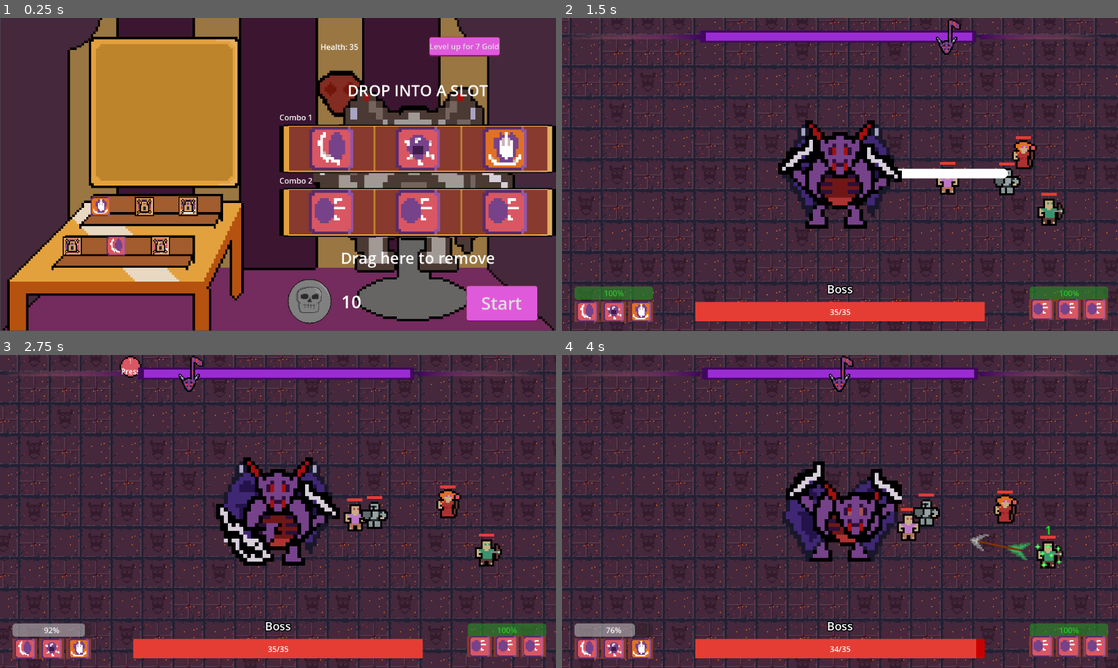
Above: before the commit, frames 1-4 (two rows, left to right).
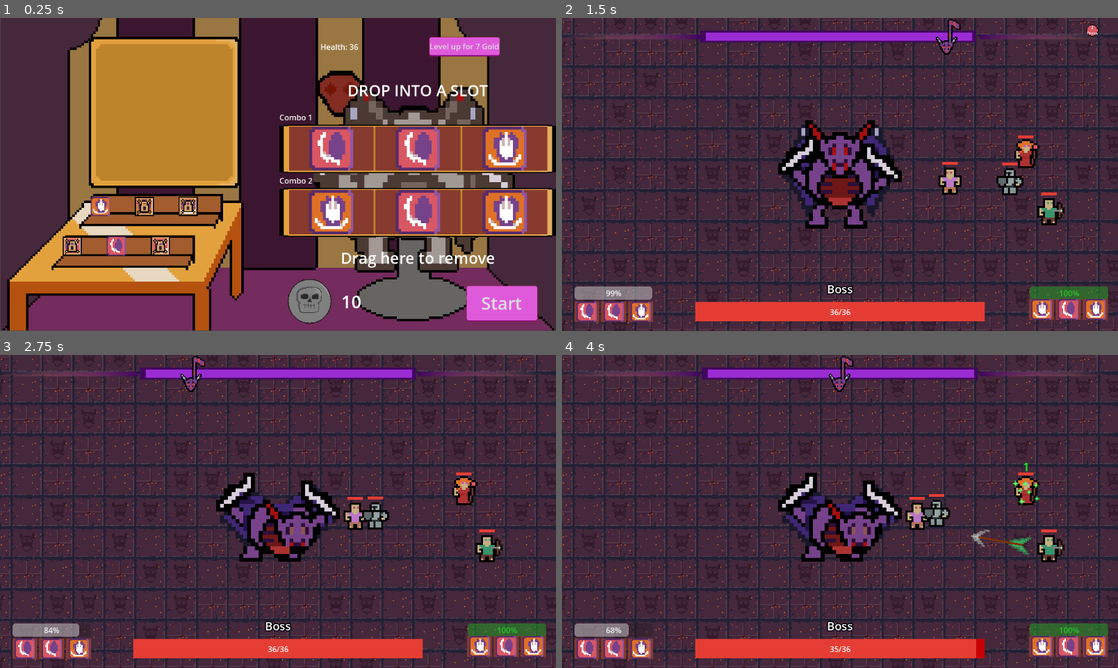
Above: after the commit, the same moments.

Repository: DevFTB/GMTK2023
Game: Godot game, scene res://main.tscn
The game is run twice, just before and just after one commit, with the same random seed, the same clock (stepped at 60 frames per second) and the same inputs.
Inputs (mouse positions are in pixels of both pictures, inside the frame that each line leads up to):
- Up to frame 1 (0.25 s): no input
- Up to frame 2 (1.5 s): click "Start" at 0.5 s; tap Enter at 1.25 s; move the mouse to (962, 158) at 1.27 s; hold D (move_right) from 1.28 s (still down); hold Q (activate_combo_1) from 1.28 s (still down); click (962, 158) at 1.42 s
- Up to frame 3 (2.75 s): release D (move_right) at 2 s; release Q (activate_combo_1) at 2 s; drag from (166, 527) to (250, 574) at 2.02 s
- Up to frame 4 (4 s): move the mouse to (895, 442) at 2.77 s; press the mouse at (895, 442) at 2.78 s; hold D (move_right) 2.78-3.5 s; release the mouse at (895, 442) at 3.5 s; drag from (812, 574) to (673, 464) at 3.52 s

The runs differ from the first frame. In frame 1, 2.3% of the frame differs, in the area x 56-95%, y 8-70%; in frame 2, 17%; in frame 3, 22%, in the area x 0-100%, y 0-100%; in frame 4, 21%.
Error before the commit: Invalid call. Nonexistent function 'angle' in base 'Nil'. (res://entities/boss/Boss.gd:52)

Commit message:
balancing

Diff:
--- a/entities/boss/Aiming.gd
+++ b/entities/boss/Aiming.gd
@@ -5,6 +5,8 @@
 func enter():
 	#animator.play("aiming")
 	aimer.visible = true
+
+	set_aim_direction()
 	boss.movement_dir = Vector2.ZERO
 	pass
 func process_input(event: InputEvent):
@@ -27,3 +29,9 @@
 func exit():
 	aimer.visible = false
 	pass
+
+func set_aim_direction():
+	var pos_to_mouse = boss.get_global_mouse_position() -  boss.global_position
+
+	direction_vector =  pos_to_mouse.normalized()
+	aimer.rotation = direction_vector.angle()
--- a/entities/boss/Boss.gd
+++ b/entities/boss/Boss.gd
@@ -101,11 +101,7 @@
 func read_file(path):
 	return FileAccess.open(path, FileAccess.READ).get_as_text()
 
-@export var _tiles_per_level = 2
-@export var _max_tiles_knockback = 10
-func teleport(movement_vector: Vector2, duration = 0.3, level = 1):
-
-
+func teleport(movement_vector: Vector2, knockback, duration = 0.3):
 	var collision = move_and_collide(movement_vector, true)
 	var tween = get_tree().create_tween()
 	if collision:
@@ -113,15 +109,14 @@
 		print((position - collision.get_position()).length() / movement_vector.length())
 		tween.set_parallel()
 		tween.tween_property(self, "position", collision.get_position(), real_duration)
-		tween.tween_callback(func(): apply_player_knockback(collision)).set_delay(real_duration / 2)
-
+		tween.tween_callback(func(): apply_player_knockback(collision, movement_vector.length())).set_delay(real_duration / 3)
 
 	else:
 		tween.tween_property(self, "position", position + movement_vector, duration)
 #	if collider != null and collider.is_in_group("player"):
 #		collider.apply_knockback(20*32, collision.get_travel().normalized())
 
-func apply_player_knockback(collision):
+func apply_player_knockback(collision, distance):
 		var collider = collision.get_collider()
 		var space_state = get_world_2d().direct_space_state
 
@@ -142,7 +137,8 @@
 
 			if hit_collider.is_in_group("player"):
 				print(hit_collider)
-				hit_collider.apply_knockback(min(_max_tiles_knockback * 32, _tiles_per_level * 32 * boss_stats.level), collision.get_travel().normalized())
+				#min(_max_tiles_knockback * 32, _tiles_per_level * 32 * boss_stats.level)
+				hit_collider.apply_knockback(distance, collision.get_travel().normalized())
 
 func get_combo_cooldown(index: int):
 	return combo_timers[index].time_left / combo_timers[index].wait_time
--- a/entities/boss/BossStats.gd
+++ b/entities/boss/BossStats.gd
@@ -10,6 +10,7 @@
 @export var base_level_gold_cost = 5.0
 @export var health_per_level = 5
 @export var starting_gold = 10:
+
 	set(value):
 		starting_gold = value
 		gold = starting_gold
@@ -45,4 +46,4 @@
 	gold -= amnt
 
 func get_health():
-	return base_health + health_per_level * level
+	return floor(base_health + health_per_level * pow(level_scaling, level))
--- a/entities/boss/action/BossAction.gd
+++ b/entities/boss/action/BossAction.gd
@@ -45,13 +45,13 @@
 	return base_damage + (level - 1) * level_scaling
 
 func can_upgrade() -> bool :
-	return level < max_level
+	return level < max_level or max_level < 0
 
 func get_upgrade_cost():
 	return round(pow(upgrade_scaling, level) * gold_cost)
 
 func upgrade() -> void:
-	if level < max_level:
+	if can_upgrade():
 		level += 1
 
 func do_effect(_boss: Boss, _direction: Vector2):
--- a/entities/boss/action/DashBossAction.gd
+++ b/entities/boss/action/DashBossAction.gd
@@ -1,7 +1,9 @@
 extends BossAction
-
-@export var teleport_distance = 32 * 5
+@export var base_tiles = 3
+@export var tiles_per_level = 2
+@export var knockback_scaling = 0.6
 
 func do_effect(boss: Boss, direction: Vector2):
-	boss.teleport(direction * teleport_distance, level)
+	var dash_distance = (base_tiles + (tiles_per_level * (level - 1))) * 32
+	boss.teleport(direction * dash_distance, dash_distance* knockback_scaling, level)
 	pass
--- a/entities/boss/action/charge/boss_action_charge_bash.tres
+++ b/entities/boss/action/charge/boss_action_charge_bash.tres
@@ -23,9 +23,9 @@
 hit_animation = "charge_hit"
 gold_cost = 1
 is_locked = false
-max_level = 3
+max_level = -1
 level = 1
 level_scaling = 2
-base_damage = 5
+base_damage = 8
 upgrade_scaling = 1.5
 hit_sound = ExtResource("3_uq2oa")
--- a/entities/boss/action/combustion/boss_action_combustion.tres
+++ b/entities/boss/action/combustion/boss_action_combustion.tres
@@ -21,11 +21,11 @@
 starting_animation = "combustion_activate"
 sustain_animation = "combustion_sustain"
 hit_animation = "combustion_hit"
-gold_cost = 1
+gold_cost = 40
 is_locked = true
-max_level = 3
+max_level = -1
 level = 1
 level_scaling = 2
-base_damage = 5
+base_damage = 10
 upgrade_scaling = 1.5
 hit_sound = ExtResource("3_pdi3o")
--- a/entities/boss/action/combustion/boss_action_combustion_scene.tscn
+++ b/entities/boss/action/combustion/boss_action_combustion_scene.tscn
@@ -33,16 +33,17 @@
 [node name="Hitboxes" type="Node2D" parent="."]
 
 [node name="Hitbox2" parent="Hitboxes" instance=ExtResource("2_syjul")]
-position = Vector2(103, -47)
+position = Vector2(130, -59)
 
 [node name="Hitbox3" parent="Hitboxes" instance=ExtResource("2_syjul")]
-position = Vector2(82, 62)
+position = Vector2(119, 86)
 
 [node name="Hitbox4" parent="Hitboxes" instance=ExtResource("2_syjul")]
 position = Vector2(-118, 5)
 
 [node name="Hitbox5" parent="Hitboxes" instance=ExtResource("2_syjul")]
 position = Vector2(-2, -107)
+scale = Vector2(0.996264, 1.00087)
 
 [node name="Hitbox6" parent="Hitboxes" instance=ExtResource("2_syjul")]
 position = Vector2(-22, 116)
--- a/entities/boss/action/combustion/goo_splash.tscn
+++ b/entities/boss/action/combustion/goo_splash.tscn
@@ -10,7 +10,7 @@
 shader_parameter/goo_texture = ExtResource("3_upuyb")
 
 [sub_resource type="CircleShape2D" id="CircleShape2D_x308v"]
-radius = 29.0172
+radius = 68.1175
 
 [sub_resource type="Gradient" id="Gradient_o057b"]
 colors = PackedColorArray(0.663972, 0.398824, 0.14163, 1, 0.575082, 0.216724, 0.215566, 0.164706)
@@ -44,7 +44,7 @@
 texture_filter = 1
 material = SubResource("ShaderMaterial_q78s0")
 position = Vector2(1, 2)
-scale = Vector2(1.028, 1)
+scale = Vector2(2.4672, 2.4)
 texture = ExtResource("4_e1sg6")
 
 [node name="CollisionShape2D" type="CollisionShape2D" parent="."]
--- a/entities/boss/action/dash/boss_action_dash.tres
+++ b/entities/boss/action/dash/boss_action_dash.tres
@@ -11,20 +11,21 @@
 
 [resource]
 script = ExtResource("1_0ro0h")
-teleport_distance = 160
+base_tiles = 3
+tiles_per_level = 2
 action_name = "Dash"
 action_description = "Move quickly in a certain direction"
 action_scene = ExtResource("1_ih847")
 action_icon = SubResource("AtlasTexture_pvf4b")
 amount_of_beats = 1
 amount_of_cooldown_beats = 1
-is_hold_action = false
+is_hold_action = null
 starting_animation = "dash"
 sustain_animation = ""
 hit_animation = ""
-gold_cost = 1
+gold_cost = 10
 is_locked = true
-max_level = 3
+max_level = -1
 level = 1
 level_scaling = 2
 base_damage = 5
--- a/entities/boss/action/roar/boss_action_roar.tres
+++ b/entities/boss/action/roar/boss_action_roar.tres
@@ -21,11 +21,11 @@
 starting_animation = "roar"
 sustain_animation = ""
 hit_animation = ""
-gold_cost = 1
+gold_cost = 30
 is_locked = true
 max_level = 3
 level = 1
-level_scaling = 2
-base_damage = 5
-upgrade_scaling = 1.5
+level_scaling = 3
+base_damage = 1
+upgrade_scaling = 1.1
 hit_sound = ExtResource("3_bsoxl")
--- a/entities/boss/action/roar/boss_action_roar_scene.tscn
+++ b/entities/boss/action/roar/boss_action_roar_scene.tscn
@@ -70,7 +70,7 @@
 
 [node name="BossActionRoar" type="Node2D"]
 script = ExtResource("1_na6du")
-stun_duration = 2.0
+stun_duration = 10.0
 
 [node name="RemoteTransform2D" type="RemoteTransform2D" parent="."]
 remote_path = NodePath("../Node/GPUParticles2D")
--- a/entities/boss/action/slam/boss_action_slam.tres
+++ b/entities/boss/action/slam/boss_action_slam.tres
@@ -21,11 +21,11 @@
 starting_animation = "slam_activate"
 sustain_animation = "slam_sustain"
 hit_animation = "slam_hit"
-gold_cost = 1
+gold_cost = 30
 is_locked = true
-max_level = 3
+max_level = -1
 level = 1
 level_scaling = 2
-base_damage = 5
+base_damage = 8
 upgrade_scaling = 1.5
 hit_sound = ExtResource("3_uf4wc")
--- a/entities/boss/action/swipe/boss_action_swipe.tres
+++ b/entities/boss/action/swipe/boss_action_swipe.tres
@@ -11,7 +11,7 @@
 
 [resource]
 script = ExtResource("2_d2goo")
-action_name = "Swipe"
+action_name = "Stab"
 action_description = ""
 action_scene = ExtResource("1_sro56")
 action_icon = SubResource("AtlasTexture_c47qb")
@@ -23,9 +23,9 @@
 hit_animation = ""
 gold_cost = 1
 is_locked = false
-max_level = 3
+max_level = -1
 level = 1
 level_scaling = 2
 base_damage = 3
-upgrade_scaling = 1.5
+upgrade_scaling = 2.5
 hit_sound = ExtResource("3_xd3kt")
--- a/entities/boss/action/swipe/boss_action_swipe_scene.tscn
+++ b/entities/boss/action/swipe/boss_action_swipe_scene.tscn
@@ -131,13 +131,11 @@
 script = ExtResource("1_n5lwg")
 
 [node name="CollisionPolygon2D" type="CollisionPolygon2D" parent="Hitboxes/Hitbox"]
-position = Vector2(2, 4)
-polygon = PackedVector2Array(99, -18, 183, -15, 244, -17, 245, 10, 182, 9, 100, 8, 29, 23, 55, -1, 33, -28)
+polygon = PackedVector2Array(99, -18, 183, -15, 207, -9, 234, -1, 207, 5, 182, 9, 100, 8, 29, 23, 55, -1, 33, -28)
 
 [node name="HitboxVisual" type="Polygon2D" parent="Hitboxes/Hitbox"]
-position = Vector2(3, 4)
 color = Color(0.819608, 0.360784, 0.239216, 0.462745)
-polygon = PackedVector2Array(99, -18, 183, -15, 244, -17, 245, 10, 182, 9, 100, 8, 29, 23, 55, -1, 33, -28)
+polygon = PackedVector2Array(99, -18, 183, -15, 207, -9, 234, -1, 207, 5, 182, 9, 100, 8, 29, 23, 55, -1, 33, -28)
 
 [node name="GPUParticles2D" type="GPUParticles2D" parent="."]
 position = Vector2(54, -56)
--- a/entities/boss/boss_stats.tres
+++ b/entities/boss/boss_stats.tres
@@ -4,6 +4,7 @@
 
 [resource]
 script = ExtResource("1_govjl")
+base_health = 30
 level = 1
 level_scaling = 1.3
 base_level_gold_cost = 5.0
--- a/entities/boss/combo/combo_1.tres
+++ b/entities/boss/combo/combo_1.tres
@@ -1,15 +1,14 @@
-[gd_resource type="Resource" script_class="Combo" load_steps=5 format=3 uid="uid://ddhkk175dkckf"]
+[gd_resource type="Resource" script_class="Combo" load_steps=4 format=3 uid="uid://ddhkk175dkckf"]
 
 [ext_resource type="Script" path="res://entities/boss/combo/Combo.gd" id="1_ca1f4"]
 [ext_resource type="Resource" uid="uid://ba5jrspjog6gs" path="res://entities/boss/action/swipe/boss_action_swipe.tres" id="1_mymka"]
-[ext_resource type="Resource" uid="uid://ckvatt7s0bhyp" path="res://entities/boss/action/roar/boss_action_roar.tres" id="2_8ydfn"]
 [ext_resource type="Resource" uid="uid://c8dyby4o78s43" path="res://entities/boss/action/charge/boss_action_charge_bash.tres" id="2_g5xwo"]
 
 [resource]
 script = ExtResource("1_ca1f4")
 actions = {
 0: ExtResource("1_mymka"),
-1: ExtResource("2_8ydfn"),
+1: ExtResource("1_mymka"),
 2: ExtResource("2_g5xwo")
 }
 amount_of_slots = 3
--- a/entities/boss/combo/combo_2.tres
+++ b/entities/boss/combo/combo_2.tres
@@ -1,13 +1,14 @@
-[gd_resource type="Resource" script_class="Combo" load_steps=3 format=3 uid="uid://by12hxe7vrgxt"]
+[gd_resource type="Resource" script_class="Combo" load_steps=4 format=3 uid="uid://by12hxe7vrgxt"]
 
+[ext_resource type="Resource" uid="uid://c8dyby4o78s43" path="res://entities/boss/action/charge/boss_action_charge_bash.tres" id="1_4d1tl"]
 [ext_resource type="Script" path="res://entities/boss/combo/Combo.gd" id="1_m0fxg"]
-[ext_resource type="Resource" uid="uid://c61fkl1ud8j26" path="res://entities/boss/action/dash/boss_action_dash.tres" id="3_b3js8"]
+[ext_resource type="Resource" uid="uid://ba5jrspjog6gs" path="res://entities/boss/action/swipe/boss_action_swipe.tres" id="2_8fcc7"]
 
 [resource]
 script = ExtResource("1_m0fxg")
 actions = {
-0: ExtResource("3_b3js8"),
-1: ExtResource("3_b3js8"),
-2: ExtResource("3_b3js8")
+0: ExtResource("1_4d1tl"),
+1: ExtResource("2_8fcc7"),
+2: ExtResource("1_4d1tl")
 }
 amount_of_slots = 3
--- a/entities/players/Player.gd
+++ b/entities/players/Player.gd
@@ -24,6 +24,8 @@
 # Called when the node enters the scene tree for the first time.
 func _ready():
 	health = max_health
+
+
 
 
 # Called every frame. 'delta' is the elapsed time since the previous frame.
@@ -75,7 +77,7 @@
 var _gravity = -32
 var _velocity_override = Vector2.ZERO
 var _scale_override = 1
-var _time_per_pixel = 0.002
+var _time_per_pixel = 0.003
 var _knockback_scale_factor = 0.1 / (3 * 32)
 var _deceleration_factor = 0.5
 func apply_knockback(knock_back, direction: Vector2):
--- /dev/null
+++ b/level/World.gd
@@ -0,0 +1,11 @@
+extends Node2D
+
+@onready var tilemap_rect : Rect2 = Rect2($TileMap.get_used_rect())
+
+
+
+func _on_timer_timeout():
+	for player in get_tree().get_nodes_in_group("players"):
+		if not tilemap_rect.has_point(player.global_position):
+			player.die()
+	pass # Replace with function body.
--- a/level/gui/ActionComboScreen.gd
+++ b/level/gui/ActionComboScreen.gd
@@ -8,14 +8,16 @@
 	boss_stats.gold_changed.connect(_on_gold_changed)
 
 func _on_action_detail_bought(action: BossAction):
-	boss_stats.spend_gold(action.gold_cost)
-	action.is_locked = false
+	if boss_stats.can_spend_gold(action.gold_cost):
+		boss_stats.spend_gold(action.gold_cost)
+		action.is_locked = false
 	pass # Replace with function body.
 
 
 func _on_action_detail_upgraded(action: BossAction):
-	boss_stats.spend_gold(action.get_upgrade_cost())
-	action.upgrade()
+	if boss_stats.can_spend_gold(action.get_upgrade_cost()):
+		boss_stats.spend_gold(action.get_upgrade_cost())
+		action.upgrade()
 	pass # Replace with function body.
 
 func _on_gold_changed():
--- a/level/gui/ActionDetailGUI.gd
+++ b/level/gui/ActionDetailGUI.gd
@@ -1,5 +1,5 @@
 extends Control
-
+@onready var boss = get_tree().get_first_node_in_group("boss")
 @onready var action_icons = get_tree().get_nodes_in_group("action_icon")
 
 @onready var icon_rect = $MarginContainer/VBoxContainer/Control/TextureRect
@@ -11,10 +11,24 @@
 signal upgraded(action: Action)
 
 var current_action = null
-
+var action_override = null
 func _ready():
+	owner.boss_stats.gold_changed.connect(func(): if current_action != null: display_details(current_action))
 	for ai in action_icons:
 		ai.selected.connect(_on_action_icon_selected)
+		ai.hovered.connect(_on_action_icon_hovered )
+		ai.unhovered.connect(_on_action_icon_unhovered)
+	pass
+func _on_action_icon_hovered(action : BossAction):
+	action_override = action
+	display_details(action_override)
+	pass
+
+func _on_action_icon_unhovered(action : BossAction):
+	action_override = null
+
+	if current_action != null:
+		display_details(current_action)
 	pass
 
 func _on_action_icon_selected(action : BossAction):
@@ -38,6 +52,7 @@
 
 	buy_button.visible = action.is_locked
 	buy_button.text = "Buy for " + str(action.gold_cost) + " Gold"
+	upgrade_button.disabled = not owner.boss_stats.can_spend_gold(action.gold_cost)
 
 	upgrade_button.visible = not action.is_locked and action.can_upgrade()
 	upgrade_button.disabled = not owner.boss_stats.can_spend_gold(action.get_upgrade_cost())
--- a/level/gui/combo/ActionIcon.gd
+++ b/level/gui/combo/ActionIcon.gd
@@ -1,6 +1,8 @@
 extends Control
 
 signal selected(action:BossAction)
+signal hovered(action:BossAction)
+signal unhovered(action:BossAction)
 
 @export var action : BossAction
 
@@ -13,15 +15,27 @@
 	pass
 
 func _get_drag_data(at_position):
-	var tr = TextureRect.new()
-	tr.texture = action.action_icon
-	tr.size = Vector2.ONE * 32
-	set_drag_preview(tr)
-	return { "action": action, "type": "new" }
-
+	if not action.is_locked:
+		var tr = TextureRect.new()
+		tr.texture = action.action_icon
+		tr.size = Vector2.ONE * 32
+		set_drag_preview(tr)
+		return { "action": action, "type": "new" }
+	else:
+		return null
 
 func _on_gui_input(event):
 	if event is InputEventMouseButton:
 		if event.button_index == MOUSE_BUTTON_LEFT:
 			selected.emit(action)
 	pass # Replace with function body.
+
+
+func _on_mouse_entered():
+	hovered.emit(action)
+	pass # Replace with function body.
+
+
+func _on_mouse_exited():
+	unhovered.emit(action)
+	pass # Replace with function body.
--- a/level/gui/combo/action_icon.tscn
+++ b/level/gui/combo/action_icon.tscn
@@ -22,3 +22,5 @@
 texture = ExtResource("2_b4xjj")
 
 [connection signal="gui_input" from="." to="." method="_on_gui_input"]
+[connection signal="mouse_entered" from="." to="." method="_on_mouse_entered"]
+[connection signal="mouse_exited" from="." to="." method="_on_mouse_exited"]
--- a/level/world.tscn
+++ b/level/world.tscn
@@ -1,11 +1,19 @@
-[gd_scene load_steps=2 format=3 uid="uid://bjdxeturp0x3h"]
+[gd_scene load_steps=3 format=3 uid="uid://bjdxeturp0x3h"]
 
 [ext_resource type="TileSet" uid="uid://7ueev32cc2wm" path="res://level/dungeon_tile_set.tres" id="1_6elqd"]
+[ext_resource type="Script" path="res://level/World.gd" id="1_ahvbl"]
 
 [node name="World" type="Node2D"]
 texture_filter = 1
+script = ExtResource("1_ahvbl")
 
 [node name="TileMap" type="TileMap" parent="." groups=["environment"]]
 tile_set = ExtResource("1_6elqd")
 format = 2
 layer_0/tile_data = PackedInt32Array(0, 1, 0, 65536, 131073, 0, 131072, 65537, 0, 196608, 65537, 0, 262144, 131073, 0,  …(49485 unchanged characters)…
+
+[node name="Timer" type="Timer" parent="."]
+wait_time = 0.5
+autostart = true
+
+[connection signal="timeout" from="Timer" to="." method="_on_timer_timeout"]
--- a/main.tscn
+++ b/main.tscn
@@ -192,6 +192,11 @@
 "fail_shake": SubResource("Animation_fmj4h")
 }
 
+[sub_resource type="LabelSettings" id="LabelSettings_f0lax"]
+line_spacing = 0.0
+outline_size = 8
+outline_color = Color(0, 0, 0, 1)
+
 [sub_resource type="LabelSettings" id="LabelSettings_l70j4"]
 line_spacing = 0.0
 outline_color = Color(0, 0, 0, 1)
@@ -205,9 +210,9 @@
 
 [node name="Main" type="Node"]
 script = ExtResource("1_y2mx8")
+base_gold_per_player = 5
 
 [node name="Game" type="Node2D" parent="."]
-visible = false
 script = ExtResource("2_d5dl5")
 
 [node name="BeatManager" type="Node" parent="Game" groups=["beat_manager"]]
@@ -443,7 +448,7 @@
 [node name="BossName" type="Label" parent="Game/GameOverlay/GUI/MarginContainer/BossUI"]
 layout_mode = 2
 text = "BSUIDFNOSNDCOINIOSDNIOFNIOSDNFIONSIODFFFSDFFECVSDCSDFEFSFSDCC"
-label_settings = ExtResource("16_qa6p5")
+label_settings = SubResource("LabelSettings_f0lax")
 horizontal_alignment = 1
 autowrap_mode = 3
 max_lines_visible = 3
--- a/scripts/Main.gd
+++ b/scripts/Main.gd
@@ -26,6 +26,10 @@
 func setup_level(n):
 	pass
 
+@export var base_gold_per_player = 10
+@export var gold_per_player_scaling = 2
+@export var base_clear_gold = 10
+
 func level_over(winner):
 	if status == "level":
 		status = "death screen"
@@ -34,14 +38,14 @@
 
 		var timer_gold = floor(level_timer/10)
 		var players_killed = $Game.players_killed
-		var players_killed_gold = (10 + (2 * level)) * players_killed
-		var clear_gold = (level+1) * 10 if winner == "Boss" else 0
+		var players_killed_gold = (base_gold_per_player + (gold_per_player_scaling * level)) * players_killed
+		var clear_gold = (level+1) *base_clear_gold if winner == "Boss" else 0
 		var total_gold_earned = timer_gold + players_killed_gold + clear_gold
 		$Game.boss.boss_stats.add_gold(total_gold_earned)
 
 		$Game.hide_ui()
 		$DeathScreen.visible = true
-		$DeathScreen.get_node("DeathText").text = boss_win_message % [$Game.boss.boss_name, kill_words.pick_random()] if winner == "Boss" else player_win_message % [$Boss.boss_name, kill_words.pick_random()]
+		$DeathScreen.get_node("DeathText").text = boss_win_message % [$Game.boss.boss_name, kill_words.pick_random()] if winner == "Boss" else player_win_message % [$Game.boss.boss_name, kill_words.pick_random()]
 		$DeathScreen.get_node("DeathText").text += "\n\n%s level %s players killed: %s gold" % [players_killed, level + 1, players_killed_gold]
 		$DeathScreen.get_node("DeathText").text += "\n%s seconds survived: %s gold" % [floor(level_timer), timer_gold]
 		if winner == "Boss":
Not shown: 1 places in main.tscn that only renumber resources
